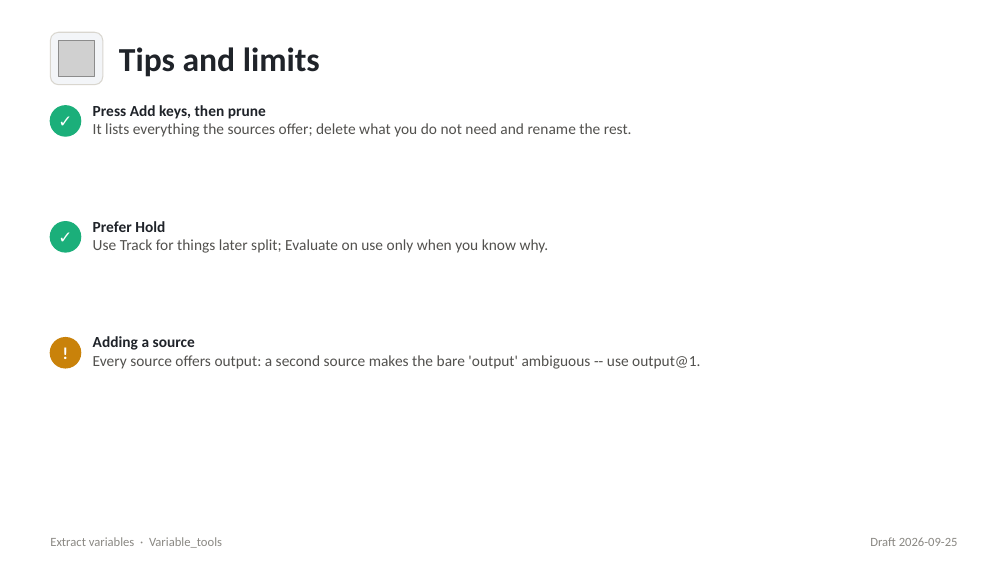
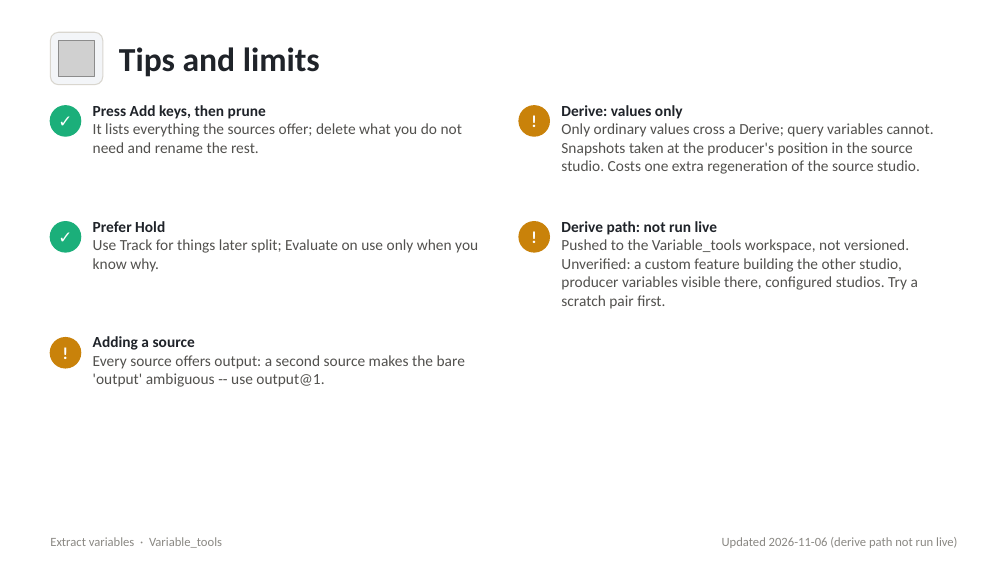
Before and after one commit to jedyeiser/featurescripts, a slide deck: slide 12 of docs/decks/extract_variables/.baseline/extract_variables.generated.pptx (slide 8 before the commit). Drawn at 1008x567 pixels with LibreOffice and Linux fonts; fonts in the diff are those of the drawing; grey boxes stand for pictures. Boxes give left, top, right and bottom in pixels: in the first picture for what was removed or moved away, otherwise in the second. Text is boxed around its words. In the diff, an @@ line names an element or a change of style, - is before the commit and + after.

```diff
--- a/docs/decks/extract_variables/.baseline/extract_variables.generated.pptx
+++ b/docs/decks/extract_variables/.baseline/extract_variables.generated.pptx
@@ text "Press Add keys, then prune" rewrapped from <box>93,105,632,137</box> to <box>93,105,462,153</box> @@
@@ ellipse added at <box>519,106,549,136</box>, fill #C9820A, outline #C9820A 1 pt @@
@@ text added at <box>519,106,549,136</box>, 12 pt, text #FFFFFF, bold @@
+!
@@ text added at <box>561,105,934,174</box>, 11 pt, text #52514E @@
+Derive: values only
+Only ordinary values cross a Derive; query variables cannot. Snapshots taken at the producer's position in the source studio. Costs one extra regeneration of the source studio.
@@ text "Prefer Hold" rewrapped from <box>93,221,549,253</box> to <box>93,221,478,272</box> @@
@@ ellipse added at <box>519,222,549,252</box>, fill #C9820A, outline #C9820A 1 pt @@
@@ text added at <box>519,222,549,252</box>, 12 pt, text #FFFFFF, bold @@
+!
@@ text added at <box>561,221,918,309</box>, 11 pt, text #52514E @@
+Derive path: not run live
+Pushed to the Variable_tools workspace, not versioned. Unverified: a custom feature building the other studio, producer variables visible there, configured studios. Try a scratch pair first.
@@ text "Adding a source" rewrapped from <box>93,336,700,369</box> to <box>93,336,465,387</box> @@
@@ text at <box>722,537,957,548</box>: text changed @@
-Draft 2026-09-25
+Updated 2026-11-06 (derive path not run live)
```
Also in this commit, not shown: 8 other slides changed, 4 slides added, 27 other files.
